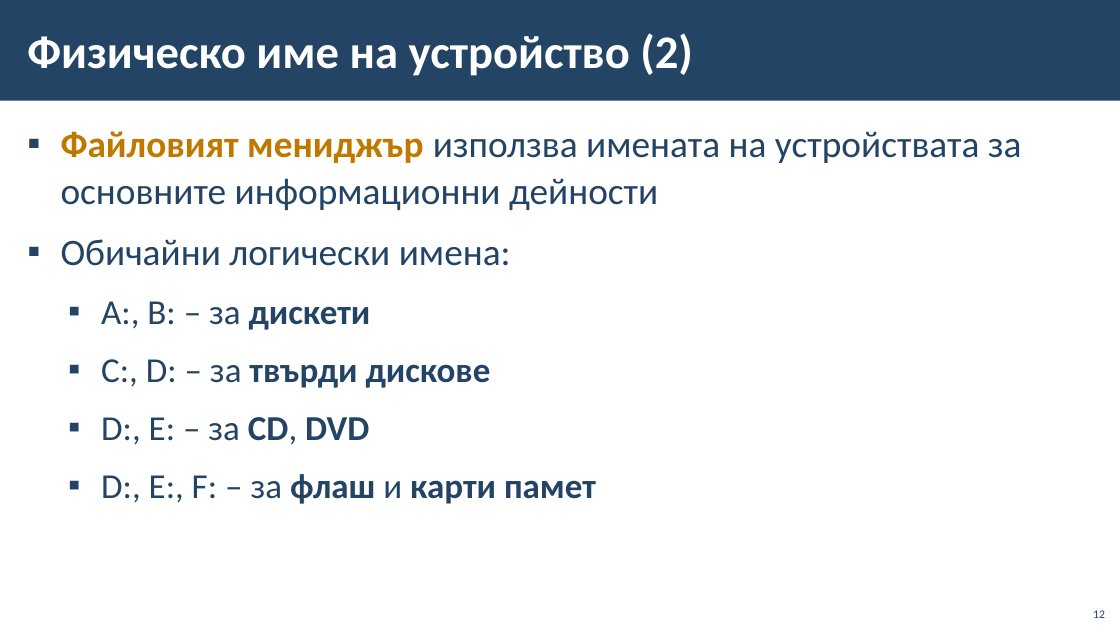
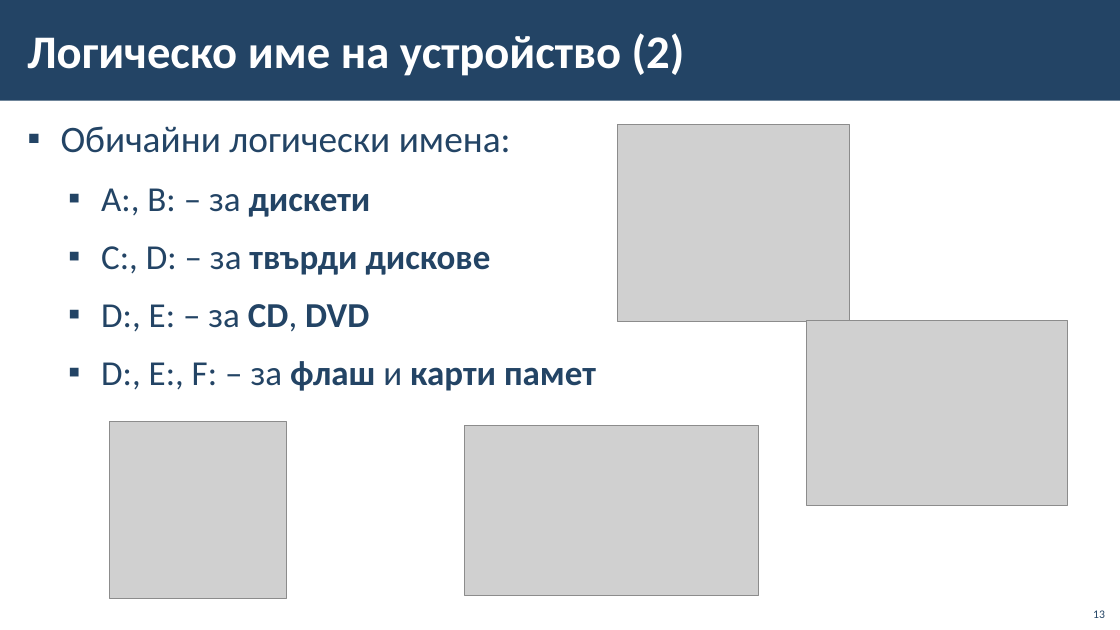
Before and after one commit to BG-IT-Edu/School-Programming, a slide deck: slide 13 of Courses/Computer-Modeling-and-IT/Computer-Modeling-and-IT-5-Class/03-Data-Storages/03-Data-Storages.pptx (slide 12 before the commit). Drawn at 1120x630 pixels with LibreOffice and Linux fonts; fonts in the diff are those of the drawing; grey boxes stand for pictures; background and template pictures are left out. Boxes give left, top, right and bottom in pixels: in the first picture for what was removed or moved away, otherwise in the second. Text is boxed around its words. In the diff, an @@ line names an element or a change of style, - is before the commit and + after.

```diff
--- a/Courses/Computer-Modeling-and-IT/Computer-Modeling-and-IT-5-Class/03-Data-Storages/03-Data-Storages.pptx
+++ b/Courses/Computer-Modeling-and-IT/Computer-Modeling-and-IT-5-Class/03-Data-Storages/03-Data-Storages.pptx
@@ title at box(27, 33, 685, 76): text changed @@
-Физическо име на устройство (2)
+Логическо име на устройство (2)
@@ text at box(61, 131, 1022, 210): paragraph removed @@
-▪ Файловият мениджър използва имената на устройствата за основните информационни дейности
@@ picture added at box(618, 124, 849, 321) @@
@@ picture added at box(807, 320, 1068, 505) @@
@@ picture added at box(109, 421, 286, 598) @@
@@ picture added at box(465, 425, 758, 596) @@
```
Also in this commit, not shown: 3 other slides changed.
